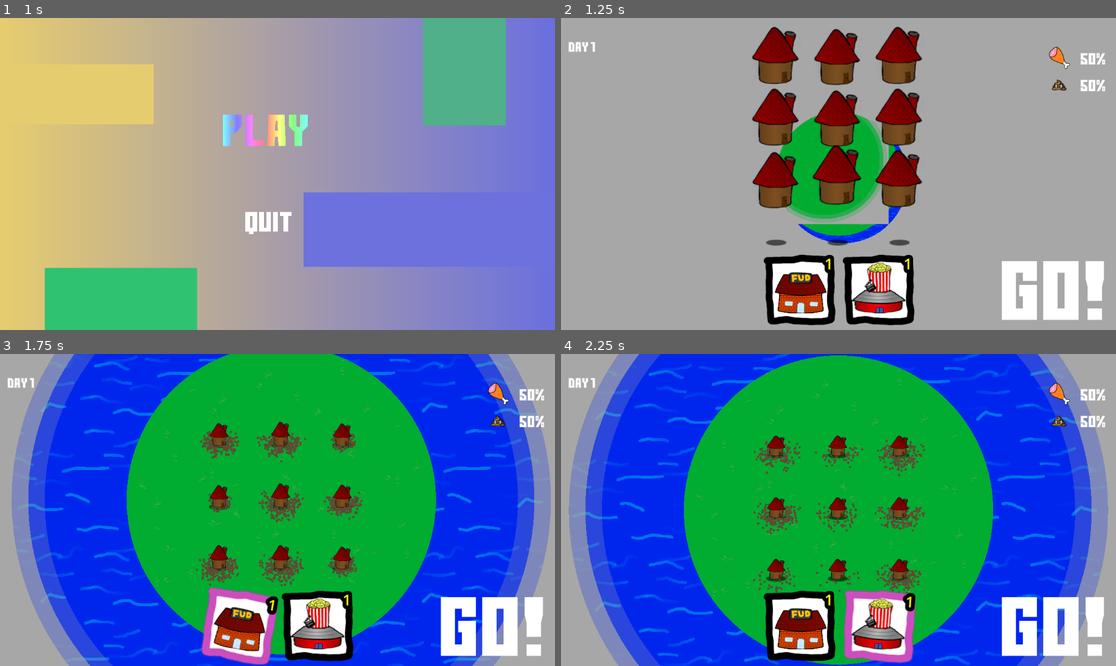
Above: before the commit, frames 1-4 (two rows, left to right).
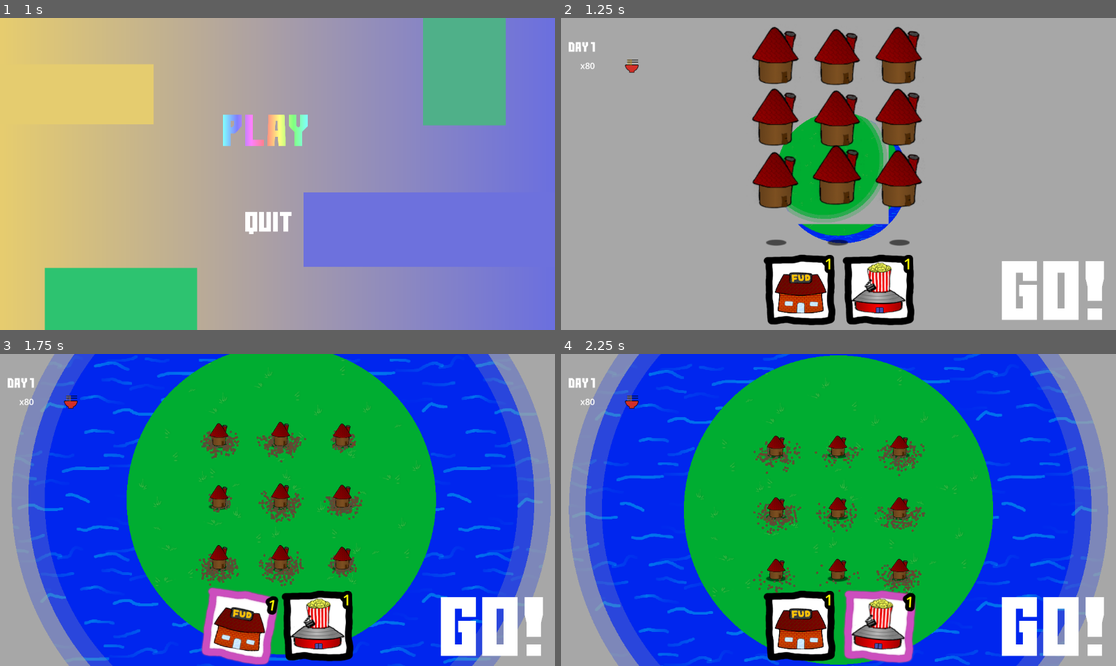
Above: after the commit, the same moments.

Repository: Viggzta/gmtk-jam-2024
Game: Godot game, scene res://main_menu.tscn
The game is run twice, just before and just after one commit, with the same random seed, the same clock (stepped at 60 frames per second) and the same inputs. Sound files missing from this copy of the repository are replaced by a short silence.
Inputs (mouse positions are in pixels of both pictures, inside the frame that each line leads up to):
- Up to frame 1 (1 s): click (271, 130) at 0.5 s
- Up to frame 2 (1.25 s): no input
- Up to frame 3 (1.75 s): click "1" at 1.25 s
- Up to frame 4 (2.25 s): click "1" at 2 s

Frame 1 is identical in both runs. In frame 2, 0.5% of the frame differs, in the area x 3-98%, y 9-24%; in frame 3, 0.5%; in frame 4, 0.5%.

Commit message:
pow pow chickabrrawwww

Diff:
--- /dev/null
+++ b/src/art/emojjis/medic.tres
@@ -0,0 +1,7 @@
+[gd_resource type="AtlasTexture" load_steps=2 format=3 uid="uid://c62fhrow7063b"]
+
+[ext_resource type="Texture2D" uid="uid://b5on1wsn4x6c8" path="res://art/emojjis.png" id="1_2c47t"]
+
+[resource]
+atlas = ExtResource("1_2c47t")
+region = Rect2(0, 792, 72, 72)
--- a/src/scenes/buildings/hospital.tscn
+++ b/src/scenes/buildings/hospital.tscn
@@ -1,21 +1,54 @@
-[gd_scene load_steps=4 format=3 uid="uid://ljot30vxdebg"]
+[gd_scene load_steps=8 format=3 uid="uid://ljot30vxdebg"]
 
 [ext_resource type="Script" path="res://scripts/hospital.gd" id="1_6owj2"]
 [ext_resource type="Texture2D" uid="uid://cx3404sc47tvc" path="res://art/buildings/hospital.png" id="1_6q0s7"]
+[ext_resource type="Texture2D" uid="uid://bohxqey7kp7ay" path="res://art/shadow.png" id="3_0hdde"]
+[ext_resource type="PackedScene" uid="uid://bv3jgb50cewy3" path="res://scenes/misc/particles.tscn" id="4_vtydw"]
+[ext_resource type="AudioStream" uid="uid://bd16ai1yw2noe" path="res://audio/bops/6.wav" id="5_itrxh"]
 
 [sub_resource type="RectangleShape2D" id="RectangleShape2D_dyen6"]
-size = Vector2(125, 102)
+size = Vector2(96, 84)
+
+[sub_resource type="Curve" id="Curve_546p1"]
+min_value = -1.0
+_data = [Vector2(0, -0.601719), 0.0, 0.0, 0, 0, Vector2(0.996479, 0.515759), 0.0, 0.0, 0, 0]
+point_count = 2
 
 [node name="Hospital" type="Node2D"]
 script = ExtResource("1_6owj2")
 
 [node name="Hospital" type="Sprite2D" parent="."]
+position = Vector2(0, 46)
 texture = ExtResource("1_6q0s7")
+offset = Vector2(0, -46)
 
 [node name="Collider" type="StaticBody2D" parent="."]
 collision_layer = 3
 collision_mask = 3
 
 [node name="CollisionShape2D" type="CollisionShape2D" parent="Collider"]
-position = Vector2(0.5, 13)
+position = Vector2(1, 13)
 shape = SubResource("RectangleShape2D_dyen6")
+
+[node name="Sprite2D" type="Sprite2D" parent="."]
+modulate = Color(1, 1, 1, 0.572549)
+z_index = -3000
+position = Vector2(0.499995, 36.75)
+scale = Vector2(0.820312, 0.507812)
+texture = ExtResource("3_0hdde")
+
+[node name="DropParticles" parent="." instance=ExtResource("4_vtydw")]
+z_index = -3000
+emitting = false
+amount = 200
+one_shot = true
+scale_amount_min = 8.35
+scale_amount_max = 8.35
+color = Color(0.38, 0.286773, 0.2052, 1)
+hue_variation_min = -0.1
+hue_variation_max = 0.1
+hue_variation_curve = SubResource("Curve_546p1")
+
+[node name="DropSound" type="AudioStreamPlayer2D" parent="."]
+stream = ExtResource("5_itrxh")
+bus = &"FX"
--- a/src/scenes/levels/the_level.gd
+++ b/src/scenes/levels/the_level.gd
@@ -11,6 +11,7 @@
 @onready var background_rect: ColorRect = $BackgroundControl/ColorRectPlatform
 @onready var water_rect: ColorRect = $BackgroundControl/ColorRectWater
 @onready var fog_rect: ColorRect = $BackgroundControl/ColorRectFog
+@onready var upcoming_needs_ui: Control = $CanvasLayer/UpcomingNeedsUi
 
 
 @onready var debug_window: Control = $CanvasLayer/DebugWindow
@@ -148,17 +149,17 @@
 	_create_build_spots(buildable_radius)
 	calculate_restrictions()
 	buildings_placed = {}
+	upcoming_needs_ui.set_level_definition(1)
 
 func _spawn_wave() -> void:
 	Globals.dude_count = 0
-	for level_need_arrays: Array in Globals.level_needs[current_day]:
-		for level_need: Pair in level_need_arrays:
-			for i in range(0, level_need.count):
-				var spawn_location_radians: float = randf() * TAU
-				var spawn_location: Vector2 = Vector2(
-					cos(spawn_location_radians) * current_max_radius * building_offset + cos(spawn_location_radians) * dude_spawn_offset,
-					sin(spawn_location_radians) * current_max_radius * building_offset + sin(spawn_location_radians) * dude_spawn_offset)
-				_spawn_dude(spawn_location, level_need.needs_array)
+	for level_need: Pair in Globals.level_needs[current_day]:
+		for i in range(0, level_need.count):
+			var spawn_location_radians: float = randf() * TAU
+			var spawn_location: Vector2 = Vector2(
+				cos(spawn_location_radians) * current_max_radius * building_offset + cos(spawn_location_radians) * dude_spawn_offset,
+				sin(spawn_location_radians) * current_max_radius * building_offset + sin(spawn_location_radians) * dude_spawn_offset)
+			_spawn_dude(spawn_location, level_need.needs_array)
 
 func _spawn_dude(spawn_location: Vector2, needs: Array[Dude.NeedType]) -> void:
 	var dude: Node2D = DUDE.instantiate()
@@ -181,7 +182,10 @@
 	Globals.current_state = state
 
 	if state == globals.GameState.Setup:
+
 		current_day += 1
+		upcoming_needs_ui.set_level_definition(current_day)
+
 		new_day.emit(current_day)
 		$CanvasLayer/SatisfactionUi.visible = false
 		Globals.dude_count = 0
@@ -194,6 +198,7 @@
 	elif state== globals.GameState.Failure:
 		current_day = 1
 		Globals.total_needs = 0
+		upcoming_needs_ui.set_level_definition(0)
 		get_tree().change_scene_to_file("res://scenes/levels/the_level.tscn")
 	elif state == globals.GameState.Success:
 		buildable_radius += build_radius_increase_addition
--- a/src/scenes/levels/the_level.tscn
+++ b/src/scenes/levels/the_level.tscn
@@ -30,6 +30,8 @@
 [node name="CanvasLayer" type="CanvasLayer" parent="."]
 
 [node name="UpcomingNeedsUi" parent="CanvasLayer" instance=ExtResource("4_ht8ao")]
+offset_left = 40.0
+offset_right = 290.0
 
 [node name="ActionBar" parent="CanvasLayer" instance=ExtResource("7_56pmc")]
 
--- /dev/null
+++ b/src/scenes/ui/DudeTemplateUI.tscn
@@ -0,0 +1,19 @@
+[gd_scene load_steps=2 format=3 uid="uid://bk335kpls1y1h"]
+
+[ext_resource type="Script" path="res://scenes/ui/dude_template_ui.gd" id="1_5hb8l"]
+
+[node name="DudeTemplateUi" type="HBoxContainer"]
+anchors_preset = -1
+anchor_top = -0.0462963
+anchor_bottom = -0.0462963
+offset_right = 100.0
+offset_bottom = 80.0
+size_flags_horizontal = 3
+script = ExtResource("1_5hb8l")
+metadata/_edit_use_anchors_ = true
+
+[node name="RichTextLabel" type="Label" parent="."]
+layout_mode = 2
+size_flags_horizontal = 2
+theme_override_font_sizes/font_size = 36
+text = "80"
--- /dev/null
+++ b/src/scenes/ui/dude_template_ui.gd
@@ -0,0 +1,23 @@
+class_name DudeTemplateUi
+extends HBoxContainer
+
+@onready var rich_text_label: Label = $RichTextLabel
+
+var template: Pair
+
+# Called when the node enters the scene tree for the first time.
+func _ready() -> void:
+	rich_text_label.text = "x" + str(template.count)
+
+	for n: Dude.NeedType in template.needs_array:
+		var tex: Texture2D = Helper.get_texture_for_need(n)
+		var tr: TextureRect = TextureRect.new()
+		tr.texture = tex
+		add_child(tr)
+
+# Called every frame. 'delta' is the elapsed time since the previous frame.
+func _process(delta: float) -> void:
+	pass
+
+func set_template(t: Pair) -> void:
+	template = t
--- a/src/scenes/ui/upcoming needs ui.tscn
+++ b/src/scenes/ui/upcoming needs ui.tscn
@@ -1,53 +1,21 @@
-[gd_scene load_steps=5 format=3 uid="uid://dfnehc2jieral"]
+[gd_scene load_steps=2 format=3 uid="uid://dfnehc2jieral"]
 
 [ext_resource type="Script" path="res://scenes/ui/upcoming_needs_ui.gd" id="1_kvjf1"]
-[ext_resource type="Texture2D" uid="uid://dy2sn8vwdg0w6" path="res://art/turkey/turkey.png" id="2_tkyec"]
-[ext_resource type="FontFile" uid="uid://blp4h173uu01v" path="res://gomarice_no_continue.ttf" id="3_8ta68"]
-[ext_resource type="Texture2D" uid="uid://byb12mv6661ew" path="res://art/emojjis/poop.tres" id="4_ria33"]
 
 [node name="UpcomingNeedsUi" type="Control"]
 layout_mode = 3
-anchors_preset = 1
-anchor_left = 1.0
-anchor_right = 1.0
-offset_left = -152.0
-offset_top = 50.0
-offset_right = -152.0
-offset_bottom = 50.0
-grow_horizontal = 0
+anchors_preset = 0
+offset_right = 250.0
 scale = Vector2(0.5, 0.5)
 script = ExtResource("1_kvjf1")
 
-[node name="FoodImg" type="TextureRect" parent="."]
-layout_mode = 2
-offset_right = 128.0
-offset_bottom = 128.0
-texture = ExtResource("2_tkyec")
-
-[node name="FoodTxt2" type="Label" parent="."]
-layout_mode = 2
-offset_left = 155.0
-offset_top = 35.0
-offset_right = 283.0
-offset_bottom = 101.0
-theme_override_fonts/font = ExtResource("3_8ta68")
-theme_override_font_sizes/font_size = 65
-text = "50%"
-
-[node name="ShitImg" type="TextureRect" parent="."]
-layout_mode = 2
-offset_left = 21.0
-offset_top = 144.0
-offset_right = 112.0
-offset_bottom = 216.0
-texture = ExtResource("4_ria33")
-
-[node name="ShitTxt" type="Label" parent="."]
-layout_mode = 2
-offset_left = 155.0
-offset_top = 146.0
-offset_right = 283.0
-offset_bottom = 212.0
-theme_override_fonts/font = ExtResource("3_8ta68")
-theme_override_font_sizes/font_size = 65
-text = "50%"
+[node name="VBoxContainer" type="VBoxContainer" parent="."]
+layout_mode = 1
+anchors_preset = 15
+anchor_right = 1.0
+anchor_bottom = 1.0
+offset_top = -2.0
+offset_bottom = 398.0
+grow_horizontal = 2
+grow_vertical = 2
+alignment = 1
--- a/src/scenes/ui/upcoming_needs_ui.gd
+++ b/src/scenes/ui/upcoming_needs_ui.gd
@@ -1,5 +1,7 @@
 extends Control
 
+const DUDE_TEMPLATE_UI = preload("res://scenes/ui/DudeTemplateUI.tscn")
+@onready var v_box_container: VBoxContainer = $VBoxContainer
 
 # Called when the node enters the scene tree for the first time.
 func _ready() -> void:
@@ -9,3 +11,16 @@
 # Called every frame. 'delta' is the elapsed time since the previous frame.
 func _process(delta: float) -> void:
 	pass
+
+func set_level_definition(day: int) -> void:
+	print("set level definition for: ", day)
+	for c: Node in v_box_container.get_children():
+		v_box_container.remove_child(c)
+
+	var definition: Array = Globals.level_needs[day]
+	for t: Pair in definition:
+		var dude_ui: DudeTemplateUi = DUDE_TEMPLATE_UI.instantiate()
+		dude_ui.set_template(t)
+		v_box_container.add_child(dude_ui)
+		pass
+	pass
--- a/src/scripts/Globals.gd
+++ b/src/scripts/Globals.gd
@@ -31,41 +31,41 @@
 
 var level_needs: Dictionary = {
 	1 : [
-		[Pair.new([Dude.NeedType.Eat], 80)],
+		Pair.new([Dude.NeedType.Eat], 80),
 	],
 	2 : [
-		[Pair.new([Dude.NeedType.Poop], 100)],
+		Pair.new([Dude.NeedType.Poop], 100),
 	],
 	3 : [
-		[Pair.new([Dude.NeedType.Eat], 80)],
-		[Pair.new([Dude.NeedType.Poop], 80)],
+		Pair.new([Dude.NeedType.Eat], 80),
+		Pair.new([Dude.NeedType.Poop], 80),
 	],
 	4 : [
-		[Pair.new([Dude.NeedType.Eat, Dude.NeedType.Poop], 160)],
+		Pair.new([Dude.NeedType.Eat, Dude.NeedType.Poop], 160),
 	],
 	5 : [
-		[Pair.new([Dude.NeedType.Eat, Dude.NeedType.Poop], 100)],
-		[Pair.new([Dude.NeedType.Poop], 100)],
+		Pair.new([Dude.NeedType.Eat, Dude.NeedType.Poop], 100),
+		Pair.new([Dude.NeedType.Poop], 100),
 	],
 	6 : [
-		[Pair.new([Dude.NeedType.Eat, Dude.NeedType.Poop], 120)],
-		[Pair.new([Dude.NeedType.Poop], 120)],
+		Pair.new([Dude.NeedType.Eat, Dude.NeedType.Poop], 120),
+		Pair.new([Dude.NeedType.Poop], 120),
 	],
 	7 : [
-		[Pair.new([Dude.NeedType.Eat, Dude.NeedType.Poop], 140)],
-		[Pair.new([Dude.NeedType.Poop], 140)],
+		Pair.new([Dude.NeedType.Eat, Dude.NeedType.Poop], 140),
+		Pair.new([Dude.NeedType.Poop], 140),
 	],
 	8 : [
-		[Pair.new([Dude.NeedType.Eat, Dude.NeedType.Poop], 160)],
-		[Pair.new([Dude.NeedType.Poop], 160)],
+		Pair.new([Dude.NeedType.Eat, Dude.NeedType.Poop], 160),
+		Pair.new([Dude.NeedType.Poop], 160),
 	],
 	9 : [
-		[Pair.new([Dude.NeedType.Eat, Dude.NeedType.Poop], 180)],
-		[Pair.new([Dude.NeedType.Poop], 180)],
+		Pair.new([Dude.NeedType.Eat, Dude.NeedType.Poop], 180),
+		Pair.new([Dude.NeedType.Poop], 180),
 	],
 	10 : [
-		[Pair.new([Dude.NeedType.Eat, Dude.NeedType.Poop], 200)],
-		[Pair.new([Dude.NeedType.Poop], 200)],
+		Pair.new([Dude.NeedType.Eat, Dude.NeedType.Poop], 200),
+		Pair.new([Dude.NeedType.Poop], 200),
 	],
 }
 
--- /dev/null
+++ b/src/scripts/helper.gd
@@ -0,0 +1,16 @@
+class_name Helper
+
+const POOP = preload("res://art/emojjis/poop.tres")
+const WINE = preload("res://art/emojjis/wine.tres")
+const FOOD = preload("res://art/emojjis/food.tres")
+const MEDIC = preload("res://art/emojjis/medic.tres")
+static func get_texture_for_need(nt: Dude.NeedType) -> Texture2D:
+	match nt:
+		Dude.NeedType.Poop:
+			return POOP
+		Dude.NeedType.Eat:
+			return FOOD
+		Dude.NeedType.MedicalCare:
+			return MEDIC
+		_:
+			return WINE
--- a/src/scripts/hospital.gd
+++ b/src/scripts/hospital.gd
@@ -1,7 +1,16 @@
 class_name Hospital extends Building
+
+@onready var drop_particles: CPUParticles2D = $DropParticles
+@onready var drop_sound: AudioStreamPlayer2D = $DropSound
 
 func _ready() -> void:
 	sprite = $Hospital
 	body = $Collider
-	need_type = Dude.NeedType.Eat
+	need_type = Dude.NeedType.MedicalCare
 	super._ready()
+
+func building_placed() -> void:
+	Globals.camera_shake += 2.5
+	drop_particles.emitting = true
+	drop_sound.play()
+	pass
Not shown: 1 places in src/scenes/levels/the_level.tscn that only renumber resources
